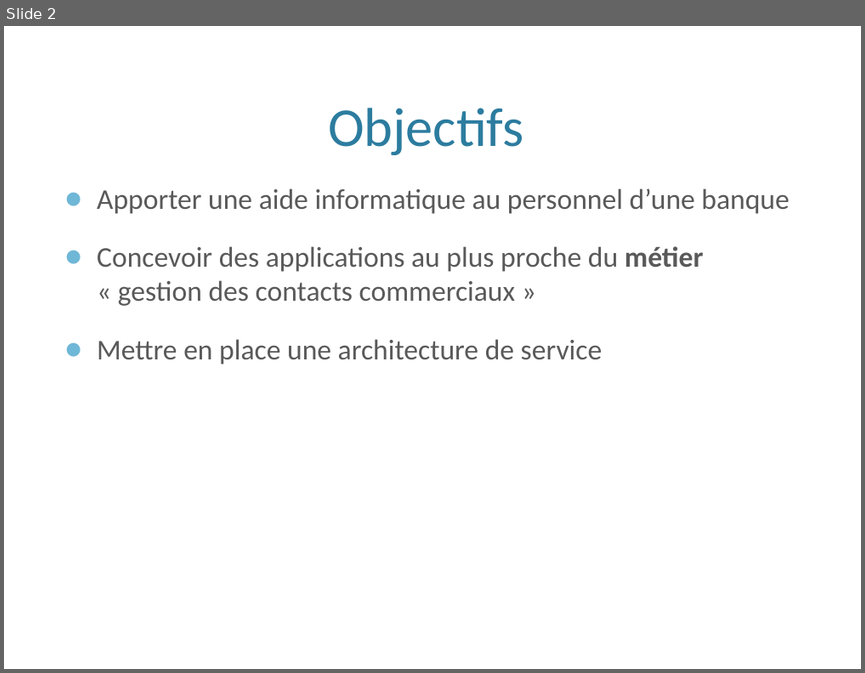
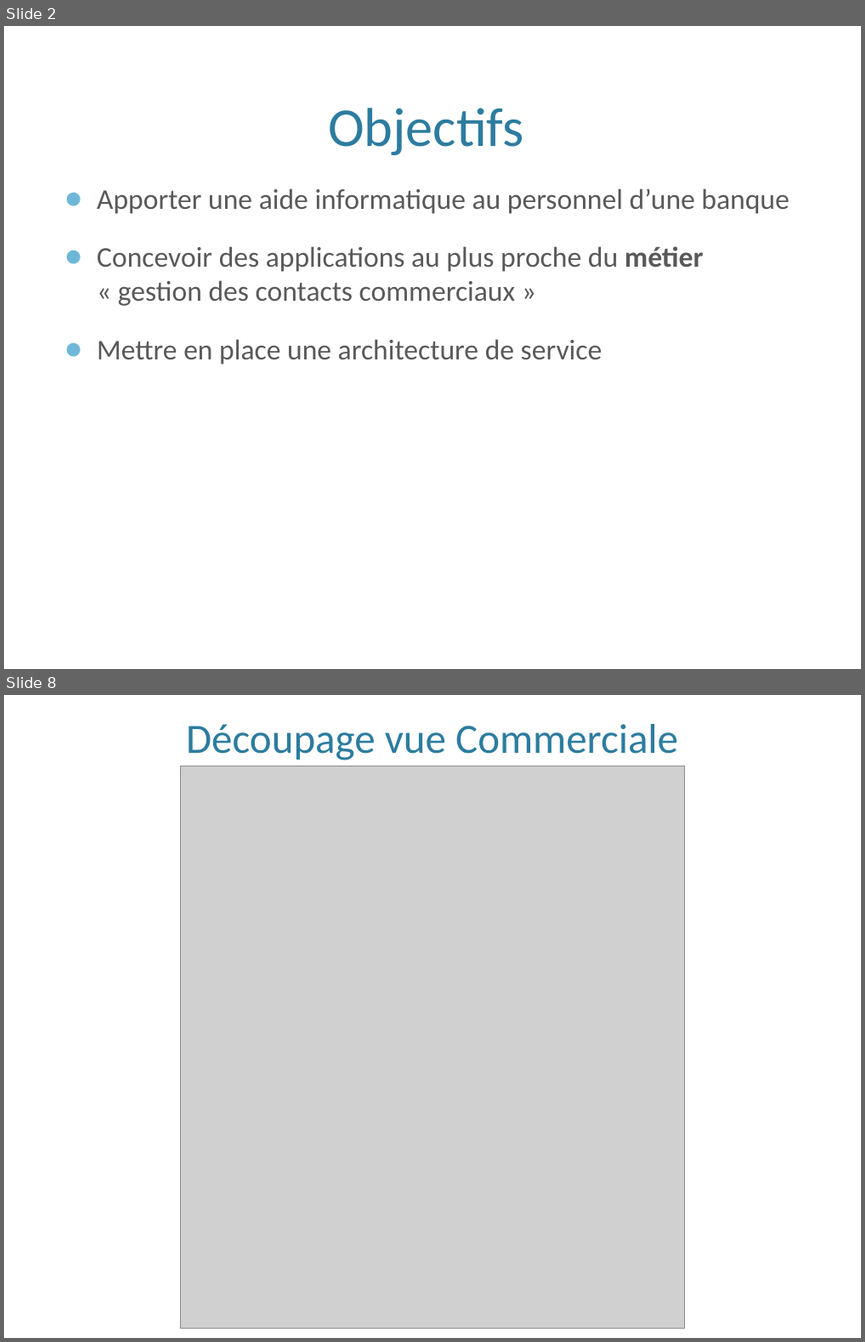
Before and after one commit to hexanome/soa, a slide deck: presentationSISOA.pptx. Shown one above the other, each under a label of ours: slide 2 before the commit, slides 2 and 8 after it; the slides between them are not shown. The pictures are 865x673 and 865x1342 pixels, drawn with LibreOffice and Linux fonts; fonts in the diff are those of the drawing; grey boxes stand for pictures; background and template pictures are left out. Boxes give left, top, right and bottom in pixels: in the first picture for what was removed or moved away, otherwise in the second. Text is boxed around its words. In the diff, an @@ line names an element or a change of style, - is before the commit and + after.

```diff
--- a/presentationSISOA.pptx
+++ b/presentationSISOA.pptx
@@ slide 8 added at [4,695,861,1338], background picture (left out) @@
@@ title added at [186,724,678,760], 35 pt, text #2C7C9F @@
+Découpage vue Commerciale
@@ picture added at [181,766,685,1327] @@
```
Also in this commit, not shown: 8 other slides added.
